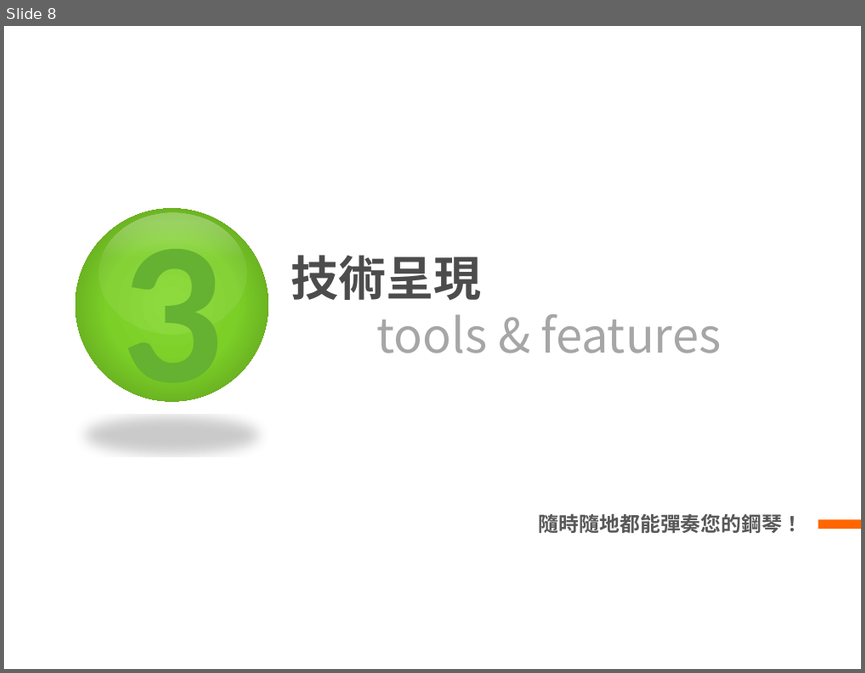
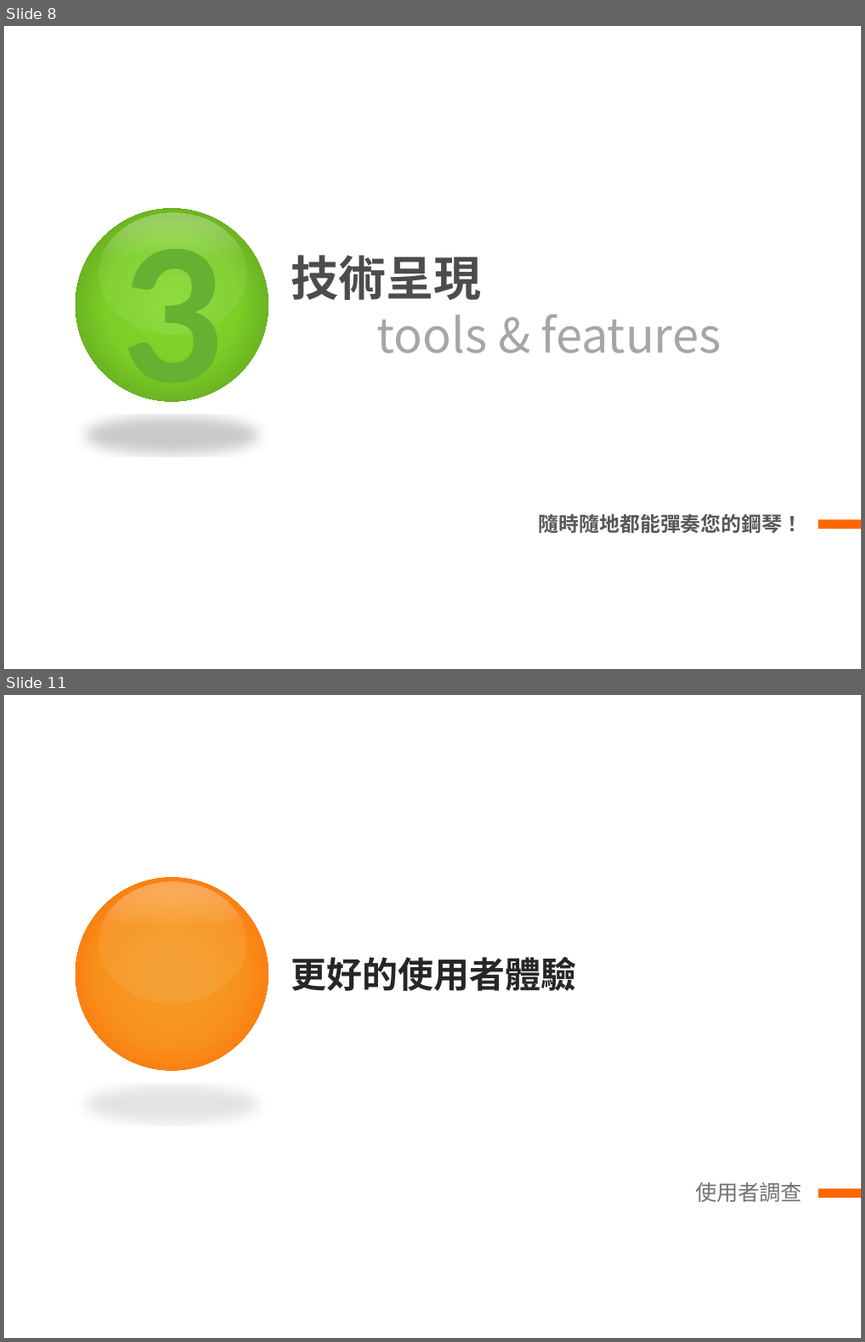
Before and after one commit to coffeered/Web-Final, a slide deck: presentation.pptx. Shown one above the other, each under a label of ours: slide 8 before the commit, slides 8 and 11 after it; the slides between them are not shown. The pictures are 865x673 and 865x1342 pixels, drawn with LibreOffice and Linux fonts; fonts in the diff are those of the drawing; background and template pictures are left out. Boxes give left, top, right and bottom in pixels: in the first picture for what was removed or moved away, otherwise in the second. Text is boxed around its words. In the diff, an @@ line names an element or a change of style, - is before the commit and + after.

```diff
--- a/presentation.pptx
+++ b/presentation.pptx
@@ slide 11 added at [4, 695, 861, 1338], background picture (left out); not listed: 3 template elements that a slide beside it also shows @@
@@ title added at [291, 957, 577, 991], 30 pt, text #262626, bold @@
+更好的使用者體驗
@@ text added at [695, 1182, 802, 1202], 18 pt, text #727272 @@
+使用者調查
```
Also in this commit, not shown: 2 slides changed, 1 other slide added, 4 other files.
